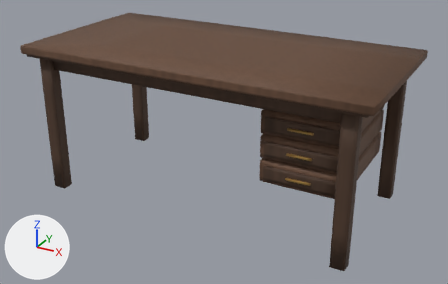
The glTF model assets/generated/writing_desk.glb as it was, and as the next commit left it.
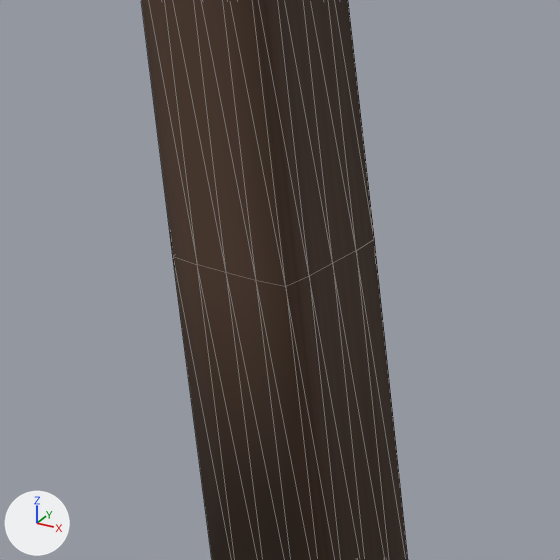
The first picture shows the older version from a 50 mm camera at (54.7, -98.6, 60.2) aimed at (1.1, -1.1, 11.5). The close-ups show the older and then the newer version on the part from 8% to 19% of the width and 47% to 64% of the height of that picture. Only the edits that show in the close-ups are written down. Arrows for +X, +Y and +Z are at lower left; the lights stay in place. The close-ups show mesh edges as thin lines. Where no turn or scale is listed for an object, it has been applied to the vertices.

Names of what the first close-up shows: 'TaperedLeg_-1_1'.
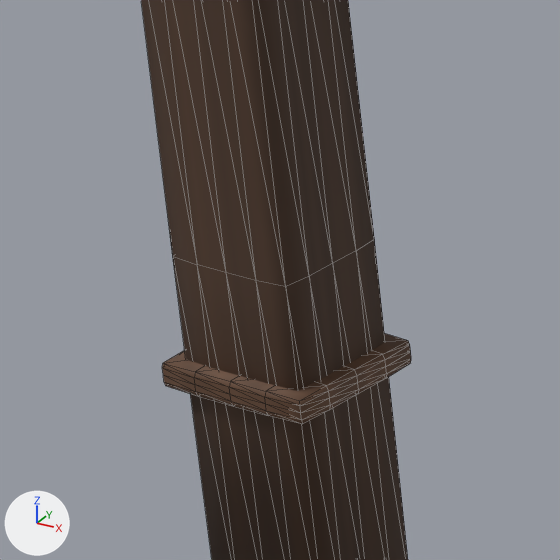
Edits to the bpy script that builds the scene:
```text
Change mat_material_0:
    where n4 = _N.new('ShaderNodeMapping'); n4.name = 'Mapping'
    n4.inputs[1].default_value: (0.0, 0.7, 0.0) -> (0.0, 0.88, 0.0)  # 'Location'
    n4.inputs[3].default_value: (0.025, 0.3, 1.0) -> (0.06, 0.12, 1.0)  # 'Scale'
Add me_mesh_5_1:
    me_mesh_5_1.from_pydata(...)  # 98 vertices, 192 faces; spans x -1.63..1.63, y -1.44..1.44, z -0.28..0.28
    me_mesh_5_1.materials.append(mat_material_0)
Add ob_legcollar_1_1:
    ob_legcollar_1_1 = bpy.data.objects.new('LegCollar-1_1', me_mesh_5_1)
    ob_legcollar_1_1.location = (-29.92, -13.94, 4.8)
```

Location of each change, [x1, y1, x2, y2] in pixels of the close-ups (560 x 560 px):
'LegCollar-1_1', added (brown): after [162, 333, 411, 424]
